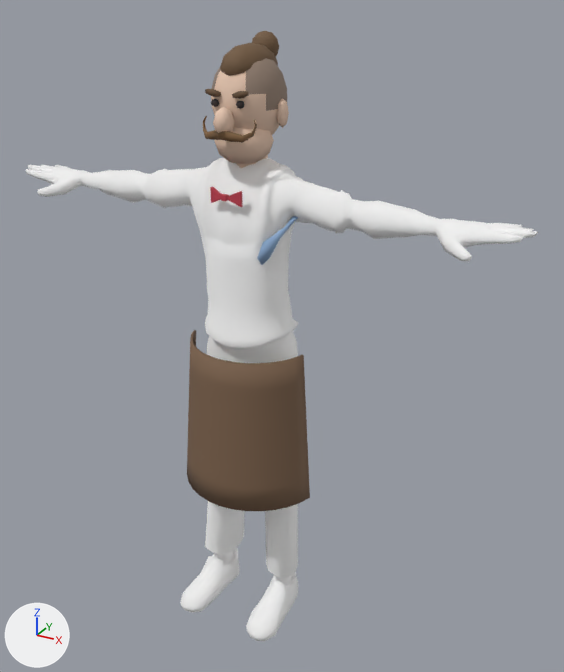
A saved change to the glTF model src/assets/models/barman.glb.
One viewpoint serves both versions: a 50 mm lens placed at (1.147, -1.936, 1.934), pointed at (0.091, -0.016, 0.974). Every picture has the same lights, and +X, +Y and +Z are marked at lower left. The older version comes first.

The older version as bpy lines, for what is in view:
```python
ob_farmer_body = bpy.data.objects.new('Farmer_Body', me_cube_036)
ob_farmer_body.location = (0.0, 0.0, 0.0)
ob_suit_feet = bpy.data.objects.new('Suit_Feet', me_cube_011)
ob_suit_feet.location = (0.0, 0.0, 0.0)
ob_suit_legs = bpy.data.objects.new('Suit_Legs', me_cube_012)
ob_suit_legs.location = (0.0, 0.0, 0.0)
ob_tablier = bpy.data.objects.new('Tablier', me_tablier)
ob_tablier.location = (0.0, 0.0, 0.0)
# also in view: 'Tete' at (0.0, -0.055, 1.632)
```
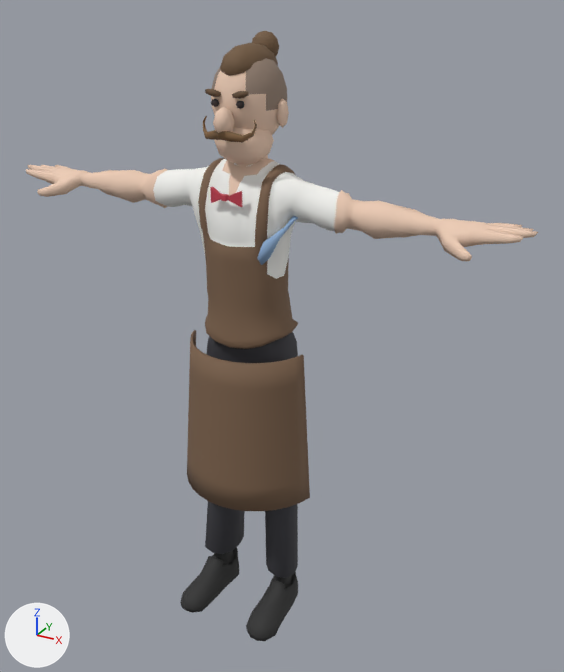
Patch to the scene script:
```diff
--- a/src/assets/models/barman.glb.py
+++ b/src/assets/models/barman.glb.py
@@ mat_skin_001 @@
 mat_skin_001 = principled_material('Skin.001')
-mat_skin_001.base_color = (1.0, 1.0, 1.0)  # white #ffffff
-mat_skin_001.metallic = 1.0
-mat_skin_001.roughness = 1.0
+mat_skin_001.base_color = (0.84, 0.6, 0.46)  # beige #eccbb5
+mat_skin_001.roughness = 0.8
@@ mat_lightblue_001 @@
 mat_lightblue_001 = principled_material('LightBlue.001')
-mat_lightblue_001.base_color = (1.0, 1.0, 1.0)  # white #ffffff
-mat_lightblue_001.metallic = 1.0
-mat_lightblue_001.roughness = 1.0
+mat_lightblue_001.base_color = (0.2, 0.12, 0.07)  # brown #7c614b
+mat_lightblue_001.roughness = 0.8
@@ mat_brown_001 @@
 mat_brown_001 = principled_material('Brown.001')
-mat_brown_001.base_color = (1.0, 1.0, 1.0)  # white #ffffff
-mat_brown_001.metallic = 1.0
-mat_brown_001.roughness = 1.0
+mat_brown_001.base_color = (0.93, 0.93, 0.9)  # white #f7f7f3
+mat_brown_001.roughness = 0.8
@@ mat_beige_001 @@
 mat_beige_001 = principled_material('Beige.001')
-mat_beige_001.base_color = (1.0, 1.0, 1.0)  # white #ffffff
+mat_beige_001.base_color = (0.84, 0.6, 0.46)  # beige #eccbb5
 mat_beige_001.metallic = 1.0
@@ mat_black_001 @@
 mat_black_001 = principled_material('Black.001')
-mat_black_001.base_color = (1.0, 1.0, 1.0)  # white #ffffff
-mat_black_001.metallic = 1.0
-mat_black_001.roughness = 1.0
+mat_black_001.base_color = (0.03, 0.03, 0.03)  # dark grey #303030
+mat_black_001.roughness = 0.8
@@ mat_suit_001 @@
 n0 = _N.new('ShaderNodeBsdfPrincipled'); n0.name = 'Principled BSDF'
-n0.inputs[1].default_value = 1.0  # 'Metallic'
-n0.inputs[2].default_value = 1.0  # 'Roughness'
+n0.inputs[2].default_value = 0.8  # 'Roughness'
 n1 = _N.new('ShaderNodeOutputMaterial'); n1.name = 'Material Output'
+n3 = _N.new('ShaderNodeMix'); n3.name = 'Mix'
+n3.data_type = 'RGBA'
+n3.blend_type = 'MULTIPLY'
+n3.inputs[0].default_value = 1.0  # 'Factor'
+n3.inputs[7].default_value = (0.05, 0.05, 0.06, 1.0)  # 'B', dark grey #3f3f45
 n2 = _N.new('ShaderNodeVertexColor'); n2.name = 'Color Attribute'
 _L.new(n0.outputs[0], n1.inputs[0])  # 'BSDF' to 'Surface'
-_L.new(n2.outputs[0], n0.inputs[0])  # 'Color' to 'Base Color'
+_L.new(n3.outputs[2], n0.inputs[0])  # 'Result' to 'Base Color'
+_L.new(n2.outputs[0], n3.inputs[6])  # 'Color' to 'A'
```

Boxes [x1, y1, x2, y2] around the edits, measured in the pictures (564 x 672 px):
'Farmer_Body', recoloured, surface changed (white to beige)
    both: [26, 157, 538, 349]
'Suit_Legs', recoloured (darker)
    both: [205, 332, 298, 578]
'Suit_Feet', recoloured, surface changed (white to dark grey)
    both: [180, 547, 298, 641]
